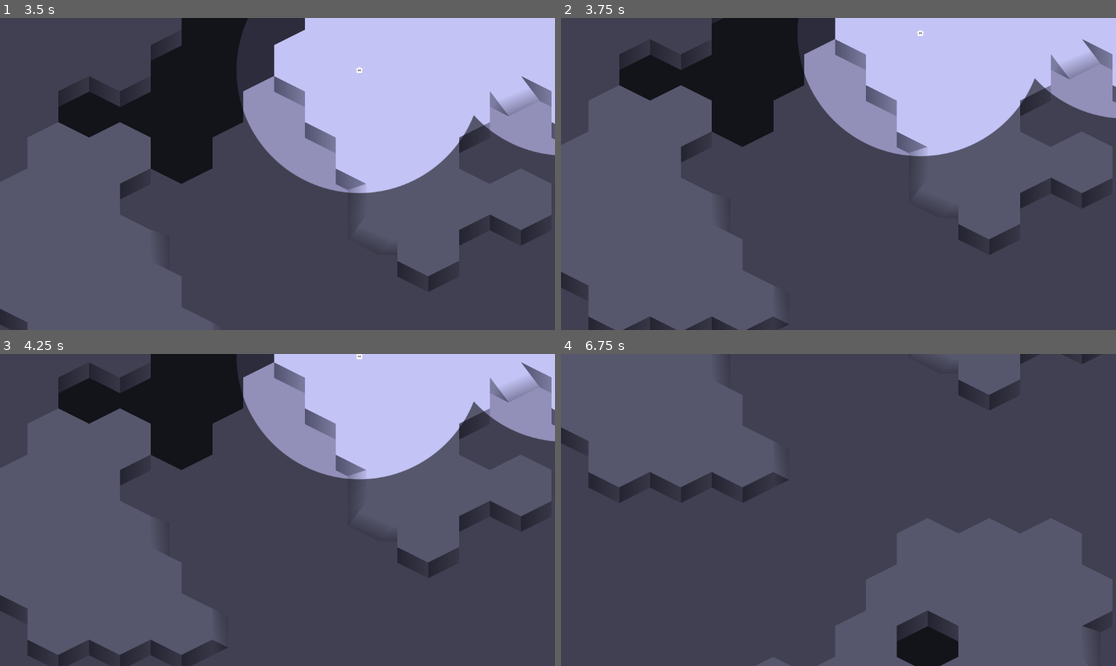
Above: before the commit, frames 1-4 (two rows, left to right).
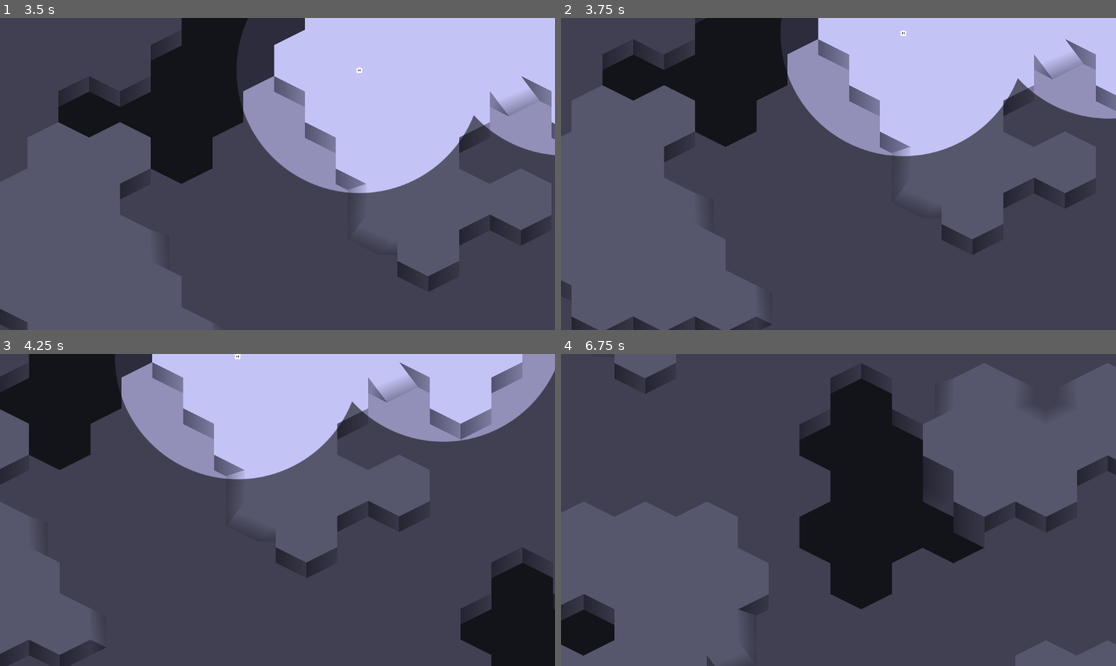
Above: after the commit, the same moments.

Repository: kolegovlawyer/hexrts
Game: Godot game, scene res://scenes/lobby.tscn
Two runs of this game, one before a commit and one after it. Both use one fixed random seed, a clock stepped at 60 frames per second and the inputs below.
Inputs (mouse positions are in pixels of both pictures, inside the frame that each line leads up to):
- Up to frame 1 (3.5 s): click "TeamA" at 0.5 s; click "test_map" at 1.25 s; click "Refresh" at 2 s; click "Host" at 2.75 s
- Up to frame 2 (3.75 s): move the mouse to (960, 158) at 3.52 s; hold Right (ui_right) from 3.53 s (still down); hold Shift from 3.53 s (still down); click (960, 158) at 3.67 s
- Up to frame 3 (4.25 s): keep holding Right (ui_right); keep holding Shift
- Up to frame 4 (6.75 s): move the mouse to (727, 525) at 4.27 s; release Right (ui_right) at 4.28 s; release Shift at 4.28 s; hold Down (ui_down) 4.28-5.03 s; tap Shift at 4.35, 5.85 s; click (727, 525) at 4.42 s; move the mouse to (894, 441) at 5.02 s; hold Right (ui_right) 5.03-5.78 s; hold Shift 5.03-5.78 s; click (894, 441) at 5.17 s; move the mouse to (810, 572) at 5.77 s; hold Up (ui_up) 5.78-6.53 s; click (810, 572) at 5.92 s; move the mouse to (1005, 556) at 6.52 s; hold Left (ui_left) from 6.53 s (still down); hold Shift from 6.53 s (still down); click (1005, 556) at 6.67 s

Frame 1 is identical in both runs. In frame 2, 14% of the frame differs, in the area x 0-100%, y 0-100%; in frame 3, 54%; in frame 4, 70%.

Commit message:
Extend camera control
Управление камерой на WASD. Теперь камера не двигается, если окно
клиента не в фокусе.

Diff:
--- a/scripts/camera_controller.gd
+++ b/scripts/camera_controller.gd
@@ -6,6 +6,7 @@
 var zoom_x = 0.5
 var zoom_y = 0.5
 var follow_mouse : bool = true
+var has_focus : bool = true
 var TOP_CORNER
 var BOTTOM_CORNER
 
@@ -26,33 +27,49 @@
 	if TOP_CORNER != null and BOTTOM_CORNER != null:
 		if check_maps_bound(position) == false:
 			return
-	# stop move camera if mouse inside HUD
-	if follow_mouse == true:
 
+	var move_vector = Vector2.ZERO
+
+	# WASD keyboard movement (only when window has focus)
+	if has_focus:
+		if Input.is_action_pressed("ui_left") or Input.is_key_pressed(KEY_A):
+			move_vector.x -= camera_speed * delta
+		if Input.is_action_pressed("ui_right") or Input.is_key_pressed(KEY_D):
+			move_vector.x += camera_speed * delta
+		if Input.is_action_pressed("ui_up") or Input.is_key_pressed(KEY_W):
+			move_vector.y -= camera_speed * delta
+		if Input.is_action_pressed("ui_down") or Input.is_key_pressed(KEY_S):
+			move_vector.y += camera_speed * delta
+
+	# Mouse edge movement (only when follow_mouse is enabled and window has focus)
+	if follow_mouse == true and has_focus == true:
 		var mouse_position = get_viewport().get_mouse_position()
 		if mouse_position.x > un_zoomed_viewport_size.x or mouse_position.y > un_zoomed_viewport_size.y or mouse_position.x < 0 or mouse_position.y < 0:
-			return # TODO : Здесь надо какую-то более адекватный выход из _process, возможно загнать действия ниже под проверку
-		var move_vector = Vector2.ZERO
+			position += move_vector  # Apply only keyboard movement if mouse is outside viewport
+			return
+
 		var un_zoomed_viewport_size = get_viewport().size
 		#print(mouse_position)
 
 		if mouse_position.x <= edge_margin:
-			move_vector.x = -camera_speed * delta
+			move_vector.x -= camera_speed * delta
 		elif mouse_position.x >= un_zoomed_viewport_size.x - edge_margin:
-			move_vector.x = camera_speed * delta
+			move_vector.x += camera_speed * delta
 
 		if mouse_position.y <= edge_margin:
-			move_vector.y = -camera_speed * delta
+			move_vector.y -= camera_speed * delta
 		elif mouse_position.y >= un_zoomed_viewport_size.y - edge_margin - 100:
-			move_vector.y = camera_speed * delta
+			move_vector.y += camera_speed * delta
 
-		position+= move_vector
+	position += move_vector
 
 func _notification(notification):
 	if notification == MainLoop.NOTIFICATION_APPLICATION_FOCUS_IN:
-		print('da')
+		has_focus = true
+		print('Window focused - camera movement enabled')
 	elif notification == MainLoop.NOTIFICATION_APPLICATION_FOCUS_OUT:
-		print('out')
+		has_focus = false
+		print('Window lost focus - camera movement disabled')
 
 func _input(event):
 	pass
Not shown, changed: export_presets.cfg
Not shown, changed: .gitignore
